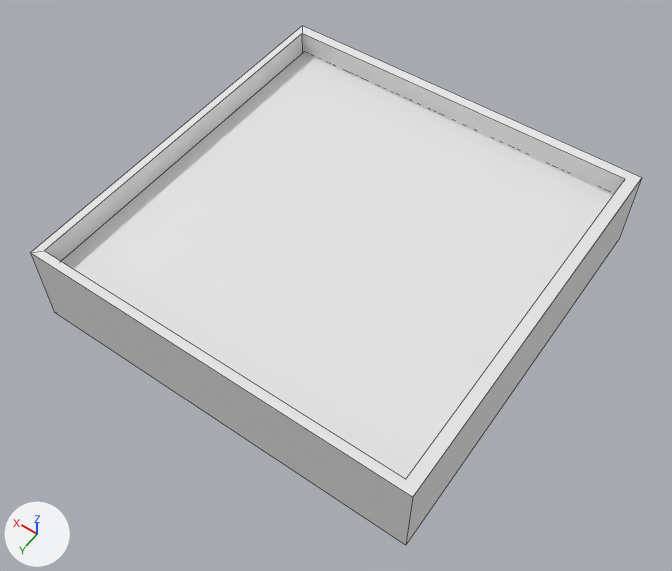
An edit to the Blender file Blender assets/Blender models/Buildings/Cabin Window.blend, drawn before and after from the same camera.
Rendered twice from a camera (50 mm lens) standing at (-1.64, 2.37, 3.38) and looking at (-0.05, 0.15, -0.12). Every picture has the same lights, and +X, +Y and +Z are marked at lower left. Mesh edges are drawn as thin lines.

Objects in the first picture: 'Cube', 'WindowFrame'.
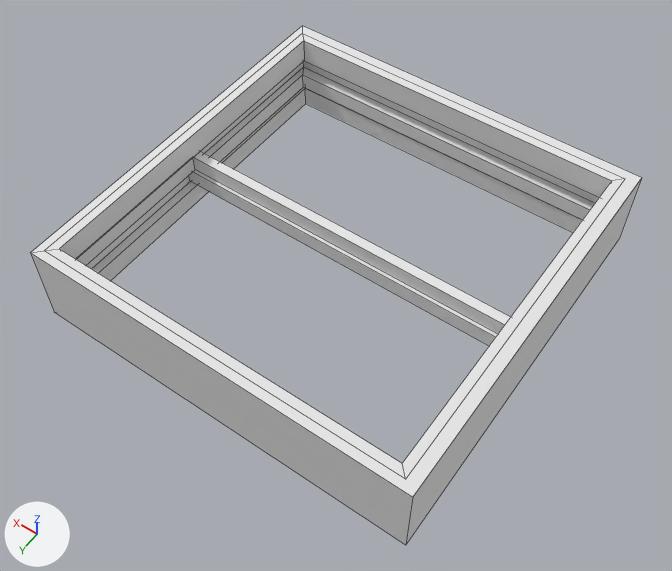
Commit message: Cabin WOP 2

Pixel boxes [x1, y1, x2, y2] of what changed, in the pictures (672 x 571 px):
'Cube', hidden
    before: [62, 53, 613, 479]
'WindowBottom', added
    after: [188, 67, 595, 346]
'WindowTop', added
    after: [77, 151, 510, 334]
part 1 of me_cube_034, built on
    before: [44, 33, 625, 261]
    after: [44, 33, 625, 479]

Edits to the bpy script that builds the scene:
```text
Add mat_innerwood:
    mat_innerwood = principled_material('InnerWood')
    mat_innerwood.base_color = (0.8, 0.8, 0.8)  # white #e7e7e7
    mat_innerwood.roughness = 0.905
Change me_cube_034:
    used by ob_windowframe; location = (0.0, 0.0, -0.068); rotation_euler = (-1.571, 0.0, 0.0), in degrees (-90, 0, 0)
    remove me_cube_034.from_pydata(...)  # 16 vertices, 12 faces; spans x -1.0..1.0, y -0.29..0.15, z -1.0..1.0
    add me_cube_034.from_pydata(...)  # 40 vertices, 36 faces; spans x -1.0..1.0, y -0.29..0.15, z -1.0..1.0
    me_cube_034 part 1
    4 faces are deleted
    16 vertices are added at x -0.94..0.96, y -0.29..0.15, z -0.95..0.95
    8 new vertices lie (1.8, 0.0, 0.0) away from vertices in x -0.89, y -0.29..0.15, z -0.9..0.91
    28 new faces join them
Add me_cube_003:
    me_cube_003.from_pydata([(-1.0, -0.29, -0.03), (-1.0, -0.29, 1.0), (-1.0, 0.15, -0.03), (-1.0, 0.15, 1.0), (1.0, -0.29, -0.03), (1.0, -0.29, 1.0), (1.0, 0.15, -0.03), (1.0, 0.15, 1.0), (-0.94, 0.15, 0.95), (-0.94, 0.15, 0.02), (0.96, 0.15, 0.02), (0.96, 0.15, 0.95), (-0.94, -0.29, 0.95), (0.96, -0.29, 0.02), (0.96, -0.29, 0.95), (-0.94, -0.29, 0.02)], [], [(0, 1, 3, 2), (7, 6, 10, 11), (6, 2, 3, 7, 11, 8, 9, 10), (6, 7, 5, 4), (13, 4, 5, 14), (14, 5, 1, 0, 4, 13, 15, 12), (2, 6, 4, 0), (7, 3, 1, 5), (15, 9, 8, 12), (14, 11, 10, 13), (13, 10, 9, 15), (8, 11, 14, 12)])
    me_cube_003.materials.append(mat_innerwood)  # its picture is missing
Change ob_cube:
    ob_cube.scale: (0.959, 0.959, 0.0921) -> (0.959, 0.959, 0.0344)
    add ob_cube.hide_set(True)
Add ob_windowbottom:
    ob_windowbottom = bpy.data.objects.new('WindowBottom', me_cube_003)
    ob_windowbottom.location = (0.0, -0.919, -0.068)
    ob_windowbottom.rotation_euler = (-1.571, 0.0, 0.0)  # degrees (-90, 0, 0)
    ob_windowbottom.scale = (0.962, 0.202, 0.962)
Add ob_windowtop:
    ob_windowtop = bpy.data.objects.new('WindowTop', me_cube_003.copy())
    ob_windowtop.location = (0.0, 0.0, 0.021)
    ob_windowtop.rotation_euler = (-1.571, 0.0, 0.0)  # degrees (-90, 0, 0)
    ob_windowtop.scale = (0.962, 0.202, 0.962)
```
